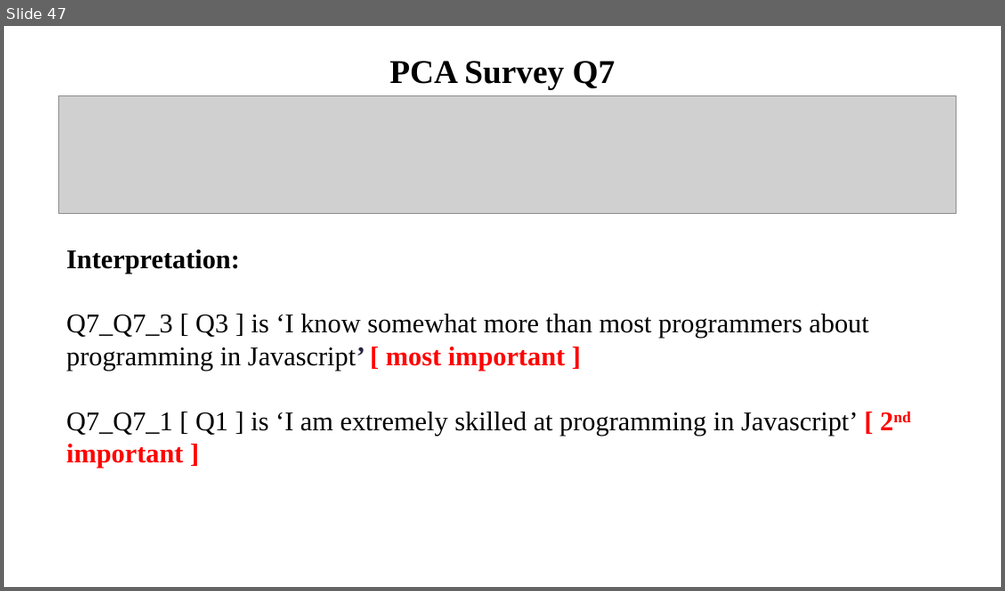
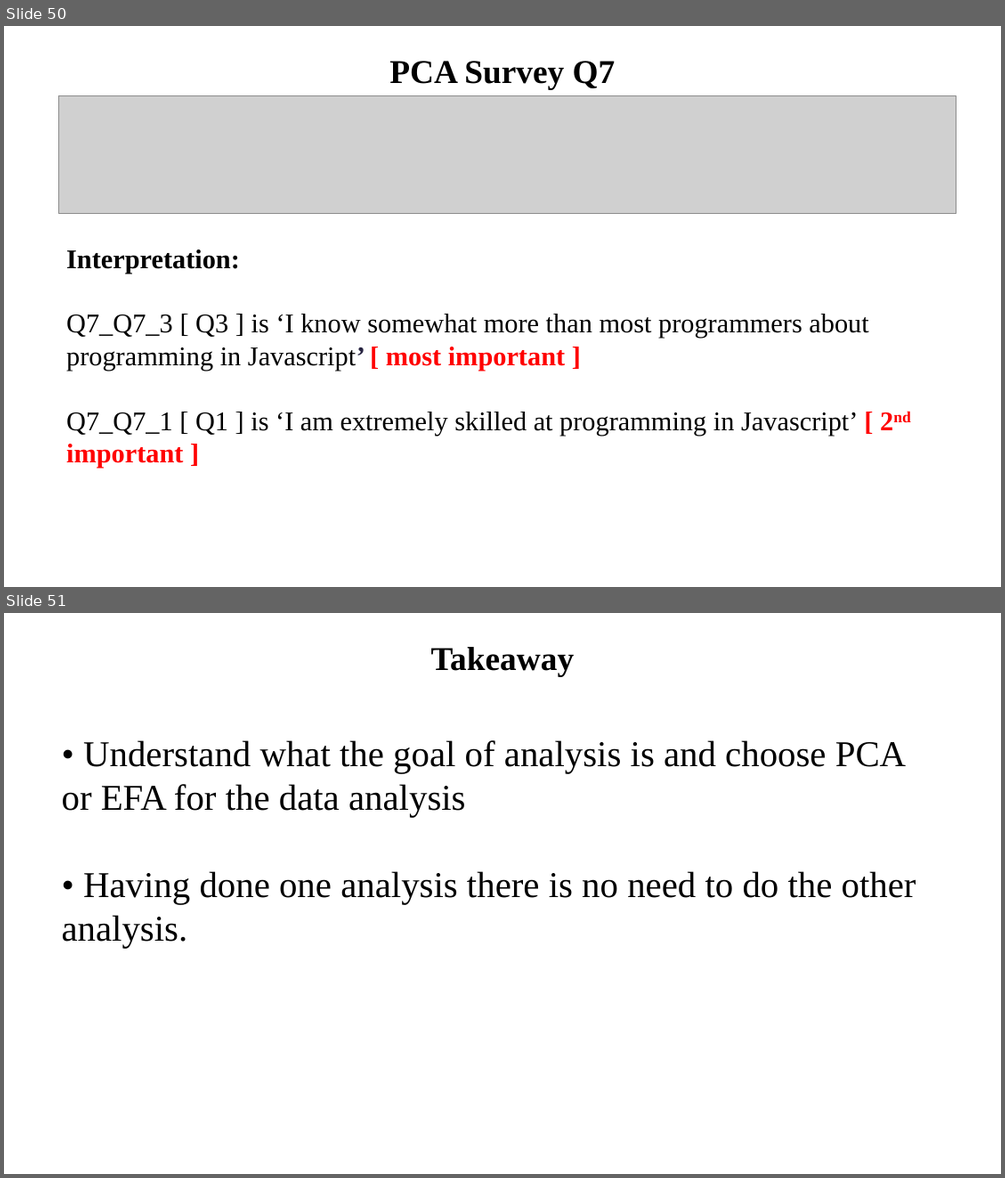
Before and after one commit to ironhacks/spring-2017-analysis, a slide deck: surveys/survey_analysis_and_pca_theory.pptx. Shown one above the other, each under a label of ours: slide 47 before the commit, slides 50 and 51 after it. The pictures are 1005x591 and 1005x1178 pixels, drawn with LibreOffice and Linux fonts; fonts in the diff are those of the drawing; grey boxes stand for pictures. Boxes give left, top, right and bottom in pixels: in the first picture for what was removed or moved away, otherwise in the second. Text is boxed around its words. In the diff, an @@ line names an element or a change of style, - is before the commit and + after.

```diff
--- a/surveys/survey_analysis_and_pca_theory.pptx
+++ b/surveys/survey_analysis_and_pca_theory.pptx
@@ slide 51 added at box(4, 613, 1001, 1174), background #FFFFFF @@
@@ title added at box(431, 647, 574, 676), 32 pt, text #000000, bold @@
+Takeaway
@@ text added at box(62, 740, 916, 948), 35 pt, text #000000 @@
+• Understand what the goal of analysis is and choose PCA or EFA for the data analysis
+• Having done one analysis there is no need to do the other analysis.
@@ what was slide 47 is now slide 50 @@
```
Also in this commit, not shown: 1 slide changed, 3 other slides added, 3 other files.
